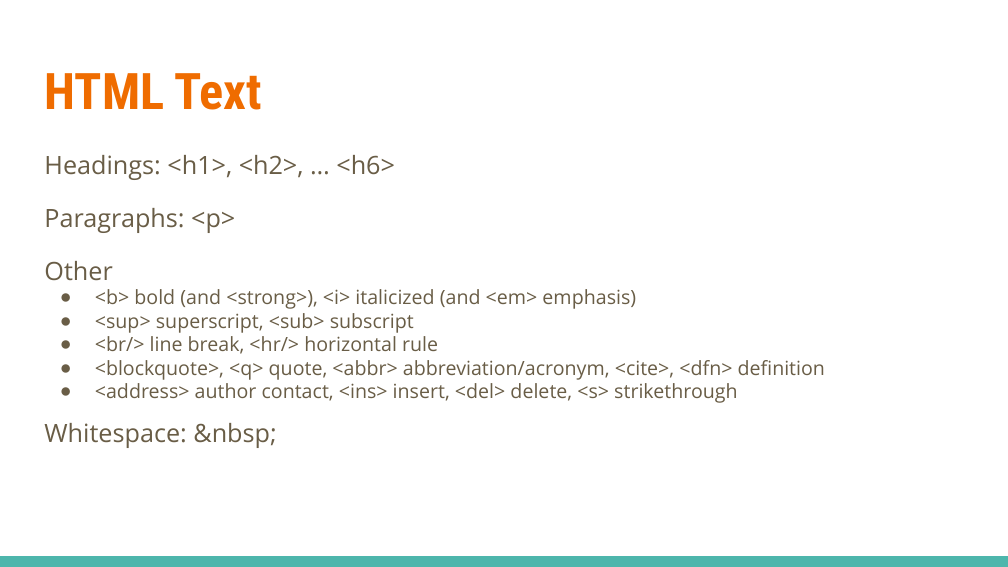
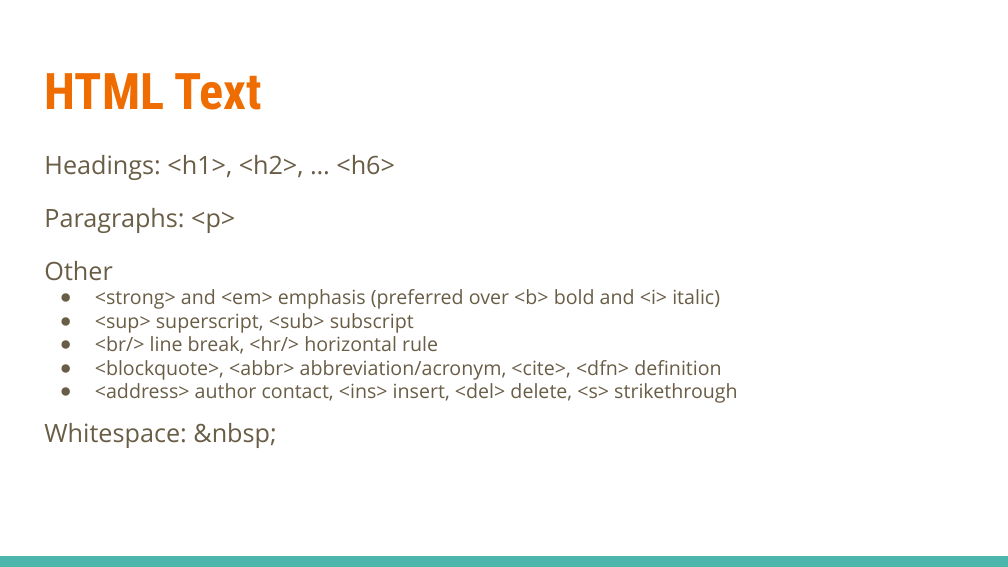
Before and after one commit to linkedin/high-school-trainee, a slide deck: slide 6 of Week_1/Lectures/1.3_HTML_and_CSS.pptx. Drawn at 1008x567 pixels with LibreOffice and Linux fonts; fonts in the diff are those of the drawing. Boxes give left, top, right and bottom in pixels: in the first picture for what was removed or moved away, otherwise in the second. Text is boxed around its words. In the diff, an @@ line names an element or a change of style, - is before the commit and + after.

```diff
--- a/Week_1/Lectures/1.3_HTML_and_CSS.pptx
+++ b/Week_1/Lectures/1.3_HTML_and_CSS.pptx
@@ text at (x1=95, y1=289, x2=720, y2=309): text changed @@
-● <b> bold (and <strong>), <i> italicized (and <em> emphasis)
+● <strong> and <em> emphasis (preferred over <b> bold and <i> italic)
@@ text at (x1=95, y1=360, x2=721, y2=380): text changed @@
-● <blockquote>, <q> quote, <abbr> abbreviation/acronym, <cite>, <dfn> definition
+● <blockquote>, <abbr> abbreviation/acronym, <cite>, <dfn> definition
```
Also in this commit, not shown: 20 other slides changed, 1 slide added, 1 slide removed.
